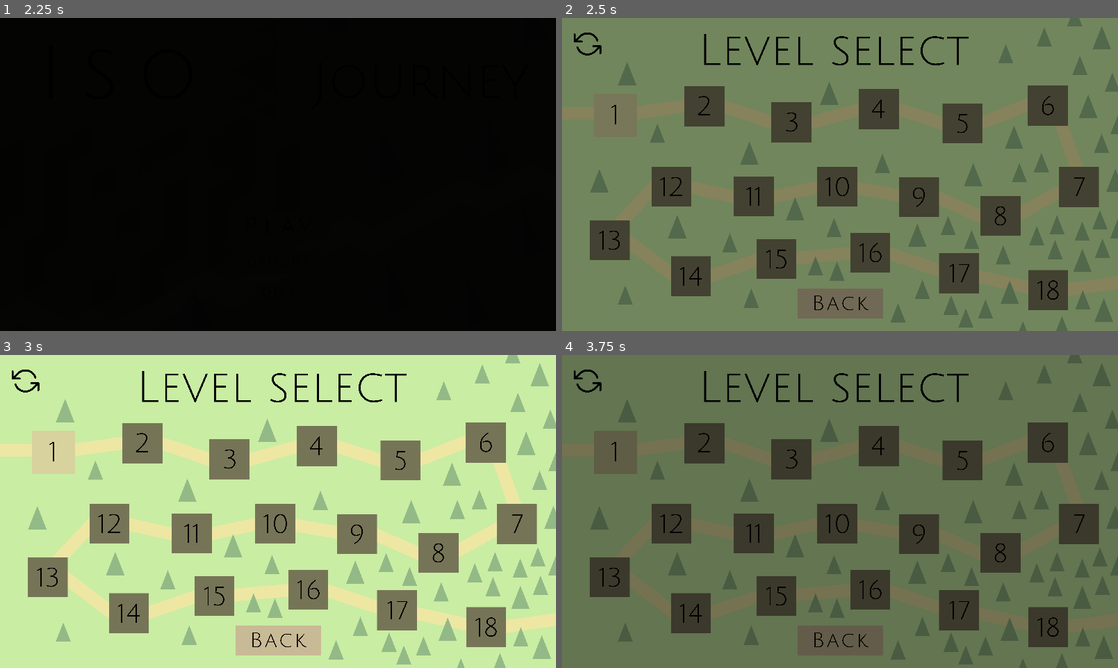
Above: before the commit, frames 1-4 (two rows, left to right).
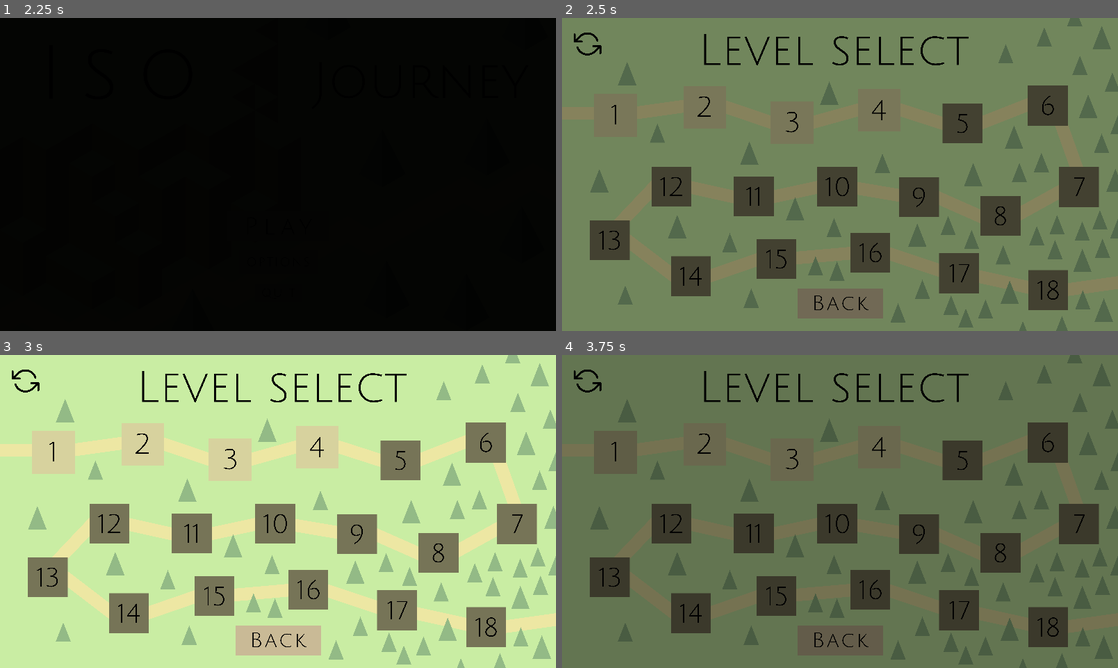
Above: after the commit, the same moments.

Repository: Jnight1104/Iso-Journey
Game: Godot game, scene res://Scenes/Main_menu.tscn
Same seed, same stepped clock (60 frames per second), same inputs: the game is played once before the commit and once after it. Sound files missing from this copy of the repository are replaced by a short silence.
Inputs (mouse positions are in pixels of both pictures, inside the frame that each line leads up to):
- Up to frame 1 (2.25 s): click (278, 224) at 0.5 s; click (278, 224) at 1.25 s; click (278, 224) at 2 s
- Up to frame 2 (2.5 s): no input
- Up to frame 3 (3 s): click (278, 639) at 2.75 s
- Up to frame 4 (3.75 s): click (617, 452) at 3.5 s

Frame 1 is identical in both runs. In frame 2, 2.8% of the frame differs, in the area x 22-61%, y 21-40%; in frame 3, 3.0%, in the area x 21-61%, y 21-41%; in frame 4, 2.8%.

Commit message:
Implemented fast mode functionality

Diff:
--- a/Scenes/Level_select_menu.tscn
+++ b/Scenes/Level_select_menu.tscn
@@ -109,11 +109,13 @@
 offset_bottom = 40.0
 
 [node name="ColorRect" type="ColorRect" parent="Reset_tab"]
+layout_mode = 0
 offset_right = 1152.0
 offset_bottom = 648.0
 color = Color(1, 1, 1, 0.95)
 
 [node name="Label" type="Label" parent="Reset_tab"]
+layout_mode = 0
 offset_left = 330.0
 offset_top = 176.0
 offset_right = 822.0
--- a/Scenes/Player.tscn
+++ b/Scenes/Player.tscn
@@ -23,22 +23,22 @@
 
 [node name="Forward" type="RayCast3D" parent="."]
 transform = Transform3D(1, 0, 0, 0, 1, 0, 0, 0, 1, 0, 0.5, 0)
-target_position = Vector3(1, 0, 0)
+target_position = Vector3(1.4, 0, 0)
 collide_with_areas = true
 
 [node name="Right" type="RayCast3D" parent="."]
 transform = Transform3D(1, 0, 0, 0, 1, 0, 0, 0, 1, 0, 0.5, 0)
-target_position = Vector3(0, 0, 1)
+target_position = Vector3(0, 0, 1.4)
 collide_with_areas = true
 
 [node name="Back" type="RayCast3D" parent="."]
 transform = Transform3D(1, 0, 0, 0, 1, 0, 0, 0, 1, 0, 0.5, 0)
-target_position = Vector3(-1, 0, 0)
+target_position = Vector3(-1.4, 0, 0)
 collide_with_areas = true
 
 [node name="Left" type="RayCast3D" parent="."]
 transform = Transform3D(1, 0, 0, 0, 1, 0, 0, 0, 1, 0, 0.5, 0)
-target_position = Vector3(0, 0, -1)
+target_position = Vector3(0, 0, -1.4)
 collide_with_areas = true
 
 [node name="Left_hand" parent="." instance=ExtResource("3_6lipe")]
--- a/Scripts/box.gd
+++ b/Scripts/box.gd
@@ -10,10 +10,13 @@
 const REDO: Vector3 = Vector3(100, 0, 0)
 const WAIT: Vector3 = Vector3(100, 100, 100)
 const UNDO_OFFSET: int = 1
+const FAST_MODE_SCALE: float = 2.0
+const REGULAR_MODE_SCALE: float = 1.0
 var target_location: Vector3 = Vector3(0, 0, 0)
 var detection_ray: Node = null
 var action_history: Array = []
 var undos: int = 0
+var speed_mult: float = 1.0
 
 
 # Called when the node enters the scene tree for the first time.
@@ -25,7 +28,13 @@
 
 # Called every frame. 'delta' is the elapsed time since the previous frame.
 func _process(delta):
-	position = lerp(position, target_location, LERP_RATE * delta)
+	# Sets speed multiplier based on whether fast mode is enabled
+	if global.fast_mode:
+		speed_mult = FAST_MODE_SCALE
+	else:
+		speed_mult = REGULAR_MODE_SCALE
+	# Moves the box to the set position smoothly
+	position = lerp(position, target_location, LERP_RATE * speed_mult * delta)
 
 
 func _pushed(direction, node):
--- a/Scripts/options_menu.gd
+++ b/Scripts/options_menu.gd
@@ -45,6 +45,12 @@
 
 
 func _back_button_pressed():
+	var file = save.new()
+	file.fast_mode = global.fast_mode
+	file.music_on = global.music_on
+	file.sound_on = global.sound_on
+	file.levels_unlocked = global.levels_unlocked
+	ResourceSaver.save(file, "res://Scripts/save.tres")
 	$Fade.show()
 	fade_target = FADE_IN
 	$Fade_timer.start(FADE_TIME)
--- a/Scripts/pause_menu.gd
+++ b/Scripts/pause_menu.gd
@@ -63,6 +63,12 @@
 			if global.paused == false:
 				pause()
 			else:
+				var file = save.new()
+				file.fast_mode = global.fast_mode
+				file.music_on = global.music_on
+				file.sound_on = global.sound_on
+				file.levels_unlocked = global.levels_unlocked
+				ResourceSaver.save(file, "res://Scripts/save.tres")
 				resume()
 	transparency.a = lerp(transparency.a, transparency_target, TRANSPARENCY_SCALE * delta)
 	$Pause_screen_ui.set_modulate(transparency)
@@ -109,12 +115,24 @@
 
 # Resumes the game on resume button pressed
 func _resume_button_pressed():
+	var file = save.new()
+	file.fast_mode = global.fast_mode
+	file.music_on = global.music_on
+	file.sound_on = global.sound_on
+	file.levels_unlocked = global.levels_unlocked
+	ResourceSaver.save(file, "res://Scripts/save.tres")
 	resume()
 
 
 # Quits the game on quit button pressed
 func _quit_button_pressed():
 	fading = true
+	var file = save.new()
+	file.fast_mode = global.fast_mode
+	file.music_on = global.music_on
+	file.sound_on = global.sound_on
+	file.levels_unlocked = global.levels_unlocked
+	ResourceSaver.save(file, "res://Scripts/save.tres")
 	$Fade.show()
 	global.paused = true
 	global.undoing = false
--- a/Scripts/player.gd
+++ b/Scripts/player.gd
@@ -28,6 +28,9 @@
 const HAND_Y_POS: float = 0.7
 const HAND_Y_POS_MULTIPLIER: float = 0.05
 const TIME_INCREMENT: float = 1.5
+const FAST_MODE_SCALE: float = 2.0
+const REGULAR_MODE_SCALE: float = 1.0
+const FAST_MODE_DELAY_SCALE: float = 0.7
 var left_hand_position: Vector3 = Vector3(0, 0.7, -0.45)
 var right_hand_position: Vector3 = Vector3(0, 0.7, 0.45)
 var target_location: Vector3 = SPAWN
@@ -43,6 +46,8 @@
 var action_history: Array = [SPAWN]
 var hand_y_pos_offset: float = 0.0
 var time_variation: float = 0.0
+var speed_mult: float = 1.0
+var delay_mult: float = 1.0
 signal push
 
 
@@ -57,6 +62,14 @@
 # Called every frame. 'delta' is the elapsed time since the previous frame.
 func _process(delta):
 	global.player_pos = position
+	# Sets speed multiplier based on whether fast mode is enabled
+	if global.fast_mode:
+		speed_mult = FAST_MODE_SCALE
+		delay_mult = FAST_MODE_DELAY_SCALE
+	else:
+		speed_mult = REGULAR_MODE_SCALE
+		delay_mult = REGULAR_MODE_SCALE
+	# Detects and responds to control inputs
 	if not game_finished and not global.paused:
 		if Input.is_action_just_pressed("ui_minus") or global.undoing == true:
 			global.undoing = false
@@ -77,7 +90,7 @@
 		action_queue = []
 	# Moves the player toward the target location smoothly and sets position of hands
 	if not global.paused:
-		position = lerp(position, target_location, LERP_RATE * delta)
+		position = lerp(position, target_location, LERP_RATE * speed_mult * delta)
 		left_hand.position = lerp(left_hand.position, left_hand_position, LERP_RATE * delta)
 		right_hand.position = lerp(right_hand.position, right_hand_position, LERP_RATE * delta)
 		if not moving:
@@ -103,7 +116,7 @@
 			push.emit(UNDO, self)
 			undos += UNDO_OFFSET
 			target_location = action_history[len(action_history) - (undos + UNDO_OFFSET)]
-			move_delay_timer.start(MOVE_DELAY)
+			move_delay_timer.start(MOVE_DELAY * delay_mult)
 		else:
 			move_delay_timer.start(SHORT_MOVE_DELAY)
 	elif direction == REDO:
@@ -113,7 +126,7 @@
 			push.emit(REDO, self)
 			undos -= UNDO_OFFSET
 			target_location = action_history[len(action_history) - (undos + UNDO_OFFSET)]
-			move_delay_timer.start(MOVE_DELAY)
+			move_delay_timer.start(MOVE_DELAY * delay_mult)
 		else:
 			move_delay_timer.start(SHORT_MOVE_DELAY)
 	else:
@@ -132,7 +145,7 @@
 			if detection_ray.get_collider().is_in_group("Box"):
 				push.emit(direction, detection_ray.get_collider())
 				action_history.append(target_location)
-				move_delay_timer.start(MOVE_DELAY)
+				move_delay_timer.start(MOVE_DELAY * delay_mult)
 				if direction == UP:
 					right_hand.position += HAND_PUSH_SCALE * direction
 					left_hand.position += HAND_PUSH_SCALE * direction
@@ -144,7 +157,7 @@
 				elif direction == LEFT:
 					left_hand.position += HAND_PUSH_SCALE * direction
 			elif detection_ray.get_collider().is_in_group("Boundaries"):
-				move_delay_timer.start(MOVE_DELAY)
+				move_delay_timer.start(MOVE_DELAY * delay_mult)
 				position += direction * OBSTACLE_BUFFER_SCALE
 			else:
 				if global.sound_on:
@@ -152,14 +165,14 @@
 				push.emit(WAIT, self)
 				target_location += direction
 				action_history.append(target_location)
-				move_delay_timer.start(MOVE_DELAY)
+				move_delay_timer.start(MOVE_DELAY * delay_mult)
 		else:
 			if global.sound_on:
 				step_sound.play()
 			push.emit(WAIT, self)
 			target_location += direction
 			action_history.append(target_location)
-			move_delay_timer.start(MOVE_DELAY)
+			move_delay_timer.start(MOVE_DELAY * delay_mult)
 
 
 # Allows player to move again after the delay is done
@@ -168,7 +181,7 @@
 	# Repeats movement if the action queue isnt done
 	if len(action_queue) > 0:
 		_move(action_queue[0])
-		move_delay_timer.start(MOVE_DELAY)
+		move_delay_timer.start(MOVE_DELAY * delay_mult)
 	else:
 		moving = false
 
--- a/Scripts/save.tres
+++ b/Scripts/save.tres
@@ -5,6 +5,6 @@
 [resource]
 script = ExtResource("1_w2tu5")
 fast_mode = false
-music_on = true
+music_on = false
 sound_on = true
-levels_unlocked = 1
+levels_unlocked = 4
--- a/Scripts/win_screen.gd
+++ b/Scripts/win_screen.gd
@@ -23,6 +23,12 @@
 		$Next_level_button.show()
 	else:
 		$Next_level_button.hide()
+	var file = save.new()
+	file.fast_mode = global.fast_mode
+	file.music_on = global.music_on
+	file.sound_on = global.sound_on
+	file.levels_unlocked = global.levels_unlocked
+	ResourceSaver.save(file, "res://Scripts/save.tres")
 
 
 func _process(delta):
